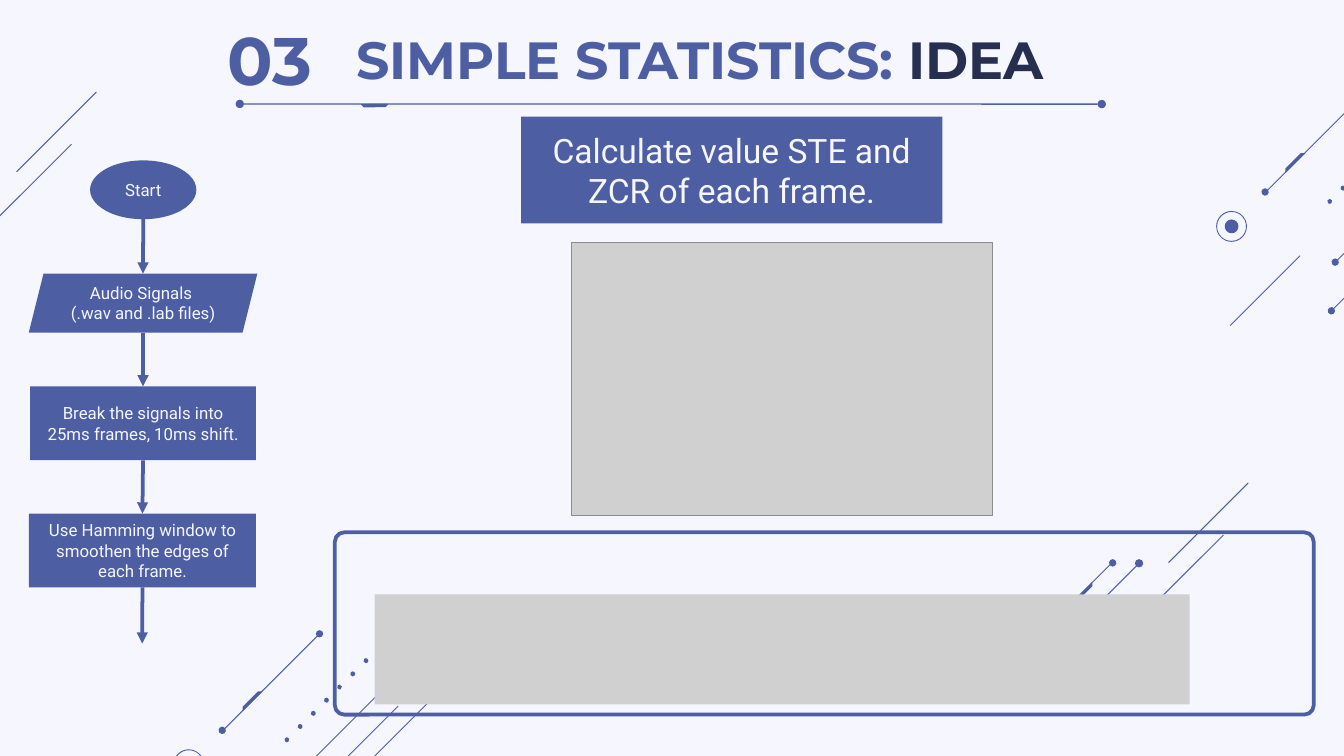
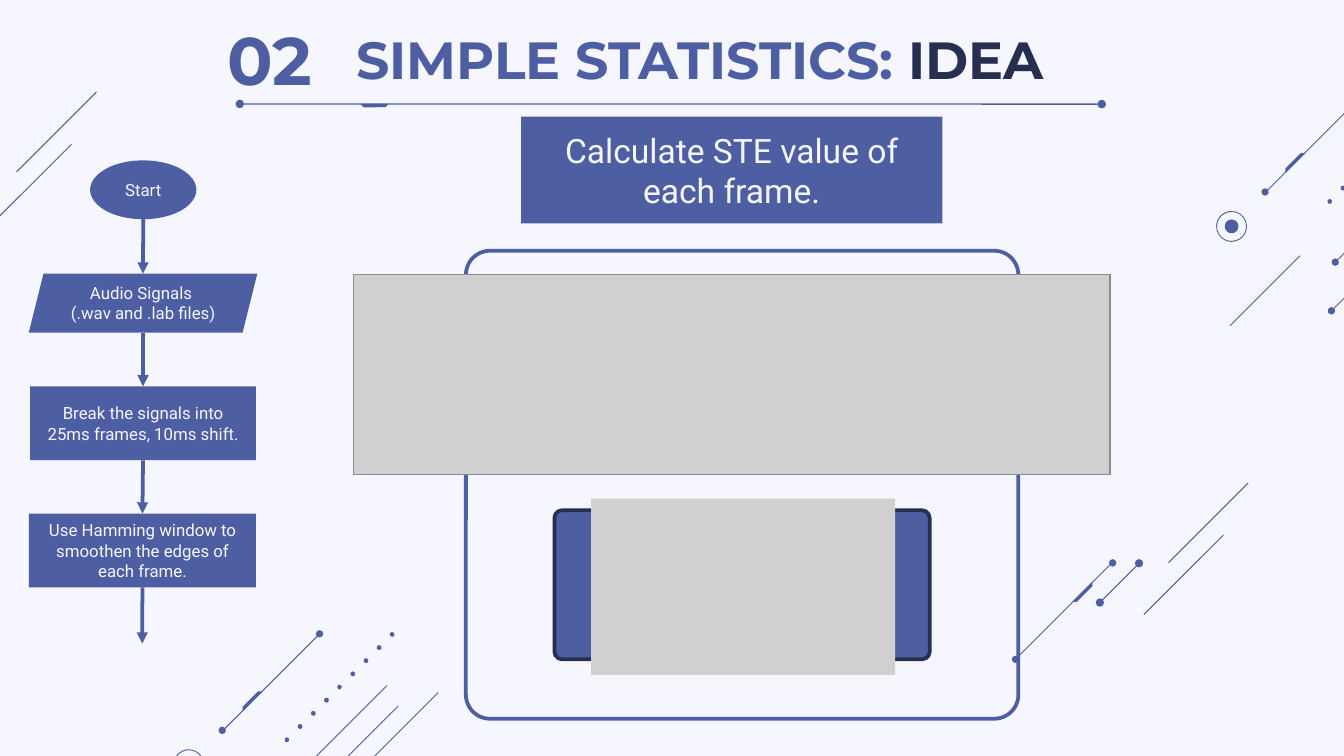
Before and after one commit to thdyqt/XLTHS, a slide deck: slide 22 of Slide.pptx (slide 37 before the commit). Drawn at 1344x756 pixels with LibreOffice and Linux fonts; fonts in the diff are those of the drawing; grey boxes stand for pictures. Boxes give left, top, right and bottom in pixels: in the first picture for what was removed or moved away, otherwise in the second. Text is boxed around its words. In the diff, an @@ line names an element or a change of style, - is before the commit and + after.

```diff
--- a/Slide.pptx
+++ b/Slide.pptx
@@ text at (227, 37, 312, 101): text changed @@
-03
+02
@@ text in rectangle at (565, 137, 898, 204): text changed @@
-Calculate value STE and ZCR of each frame.
+Calculate STE value of each frame.
@@ rounded rectangle: place and size @@
-rounded rectangle at (335, 532, 1313, 715)
+rounded rectangle at (466, 251, 1019, 719)
@@ picture removed at (571, 242, 992, 515) @@
@@ picture added at (353, 274, 1110, 474) @@
@@ picture: place and size @@
-picture at (375, 594, 1189, 704)
+picture at (591, 499, 895, 675)
@@ rounded rectangle added at (555, 511, 930, 660), fill #4E5EA3, outline #272F52 2 pt @@
@@ freeform shape added at (1095, 598, 1103, 606), fill #4E5EA3 @@
@@ freeform shape added at (390, 632, 395, 637), fill #4E5EA3 @@
@@ freeform shape added at (1012, 656, 1019, 663), fill #4E5EA3 @@
```
Also in this commit, not shown: 23 other slides changed, 11 slides added, 9 slides removed, 3 other files.
